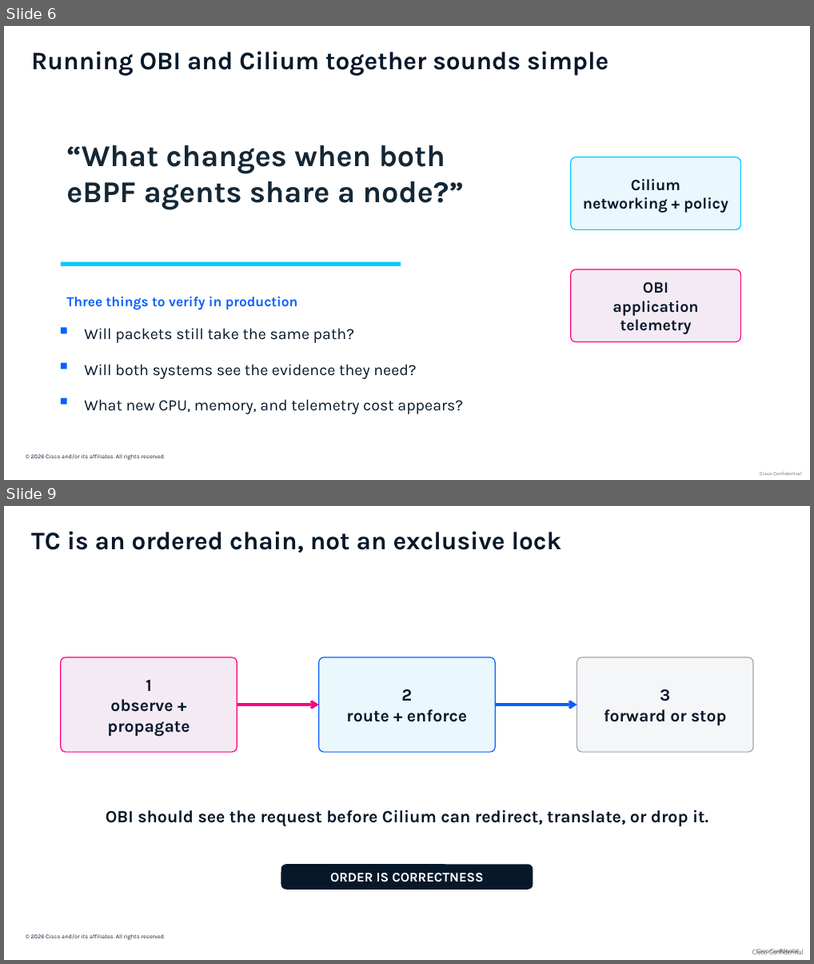
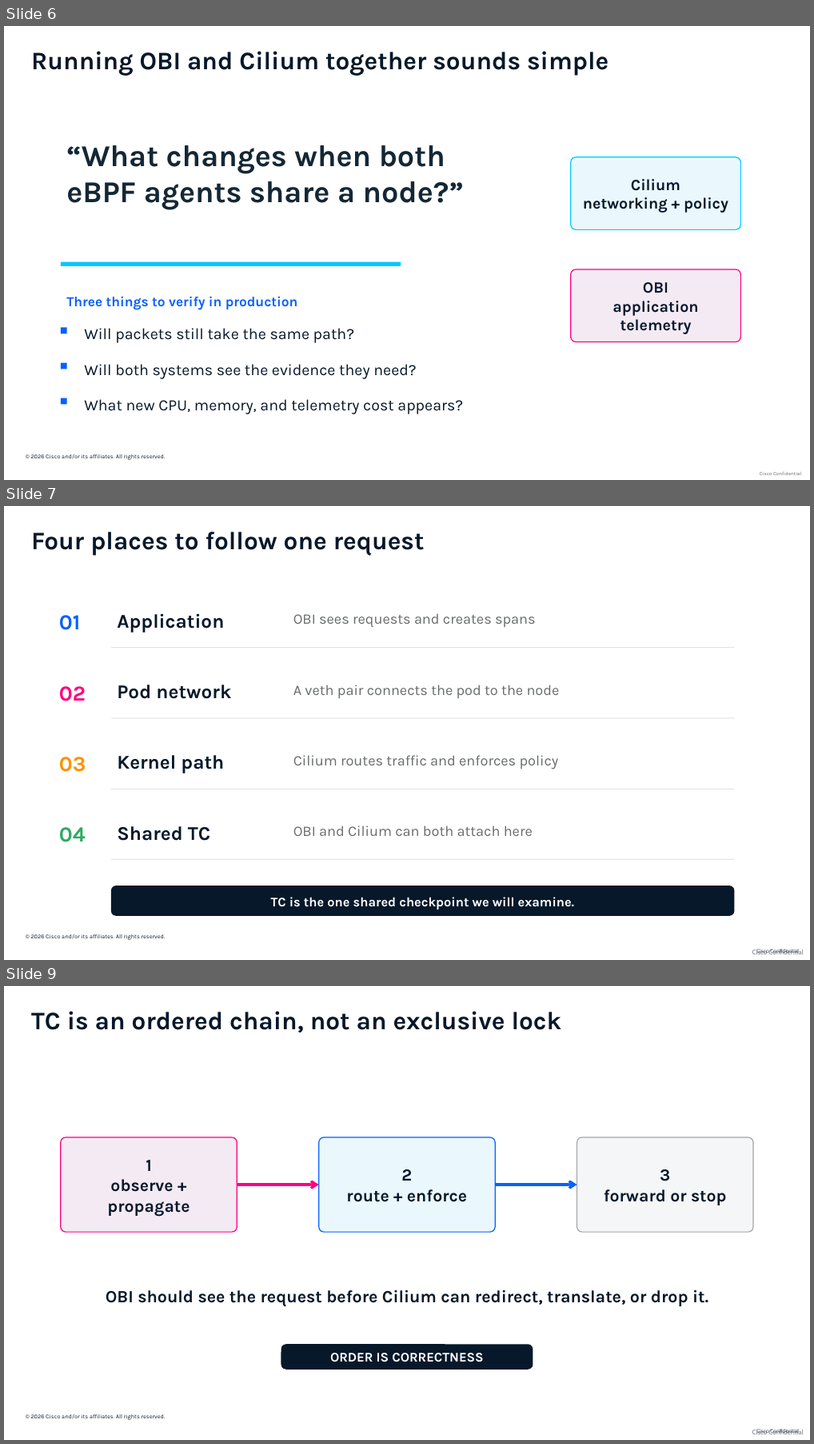
Before and after one commit to ajimenez1503/cilium-obi-demo, a slide deck: slides/cilium-obi-session-deck-latest.pptx. Shown one above the other, each under a label of ours: slides 6 and 9 before the commit, slides 6, 7 and 9 after it; the slides between them are not shown. The pictures are 814x964 and 814x1444 pixels, drawn with LibreOffice and Linux fonts; fonts in the diff are those of the drawing; background and template pictures are left out. Boxes give left, top, right and bottom in pixels: in the first picture for what was removed or moved away, otherwise in the second. Text is boxed around its words. In the diff, an @@ line names an element or a change of style, - is before the commit and + after.

```diff
--- a/slides/cilium-obi-session-deck-latest.pptx
+++ b/slides/cilium-obi-session-deck-latest.pptx
@@ slide 7 added at box(4, 506, 810, 960), background #FFFFFF; not listed: 3 template elements that a slide beside it also shows @@
@@ text added at box(31, 532, 425, 556), 30 pt, text #07182A, bold @@
+Four places to follow one request
@@ text added at box(59, 615, 80, 630), 25.5 pt, text #0860FE, bold @@
+01
@@ text added at box(117, 613, 224, 632), 23.2 pt, text #07182A, bold @@
+Application
@@ text added at box(294, 613, 536, 627), 17.2 pt, text #686B6B @@
+OBI sees requests and creates spans
@@ rectangle added at box(111, 647, 734, 648), fill #D6D6D6 @@
@@ text added at box(59, 686, 86, 701), 25.5 pt, text #FF007F, bold @@
+02
@@ text added at box(117, 684, 231, 699), 23.2 pt, text #07182A, bold @@
+Pod network
@@ text added at box(294, 684, 560, 698), 17.2 pt, text #686B6B @@
+A veth pair connects the pod to the node
@@ rectangle added at box(111, 718, 734, 718), fill #D6D6D6 @@
@@ text added at box(59, 756, 86, 772), 25.5 pt, text #FF9000, bold @@
+03
@@ text added at box(117, 755, 224, 773), 23.2 pt, text #07182A, bold @@
+Kernel path
@@ text added at box(294, 755, 559, 769), 17.2 pt, text #686B6B @@
+Cilium routes traffic and enforces policy
@@ rectangle added at box(111, 788, 734, 789), fill #D6D6D6 @@
@@ text added at box(59, 827, 86, 842), 25.5 pt, text #2DAA5F, bold @@
+04
@@ text added at box(117, 826, 210, 840), 23.2 pt, text #07182A, bold @@
+Shared TC
@@ text added at box(294, 825, 533, 836), 17.2 pt, text #686B6B @@
+OBI and Cilium can both attach here
@@ rectangle added at box(111, 859, 734, 860), fill #D6D6D6 @@
@@ rounded rectangle added at box(111, 885, 734, 916), fill #07182A @@
@@ text added at box(271, 896, 575, 909), 15.6 pt, text #FFFFFF, bold @@
+TC is the one shared checkpoint we will examine.
```
Also in this commit, not shown: 2 slides changed, 3 other slides added, 2 slides removed.
